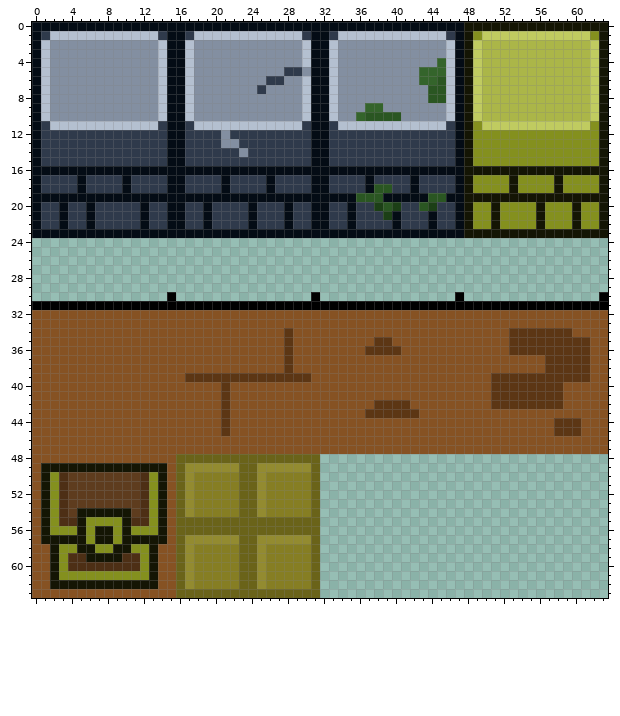
One commit to this pixel-art sprite: _games/ancient-maze/TileSetForMaze.png. That is the earlier state.
The file is 320x320 pixels, drawn in blocks of 5x5; one block is one cell here.
And afterwards:
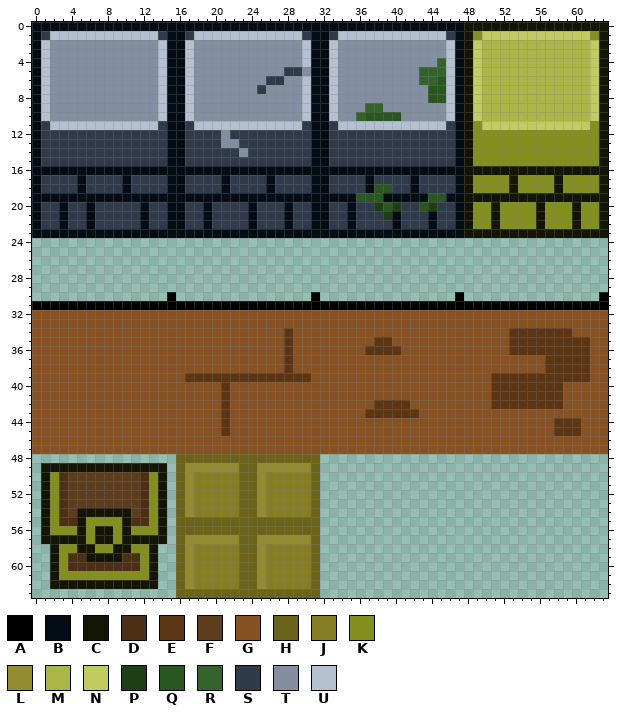
Palette (. is transparent): A #000000  B #040c15  C #141504  D #4d2f15  E #5c3614  F #5e3c1e  G #865223  H #6a6319  J #867e23  K #84901e  L #938b30  M #abb648  N #c0cb60  P #1c3f16  Q #2a5622  R #34642b  S #2f3a4b  T #838fa1  U #b4c0d0
The commit says: Fixing lighting at edges of map and stuff...
What changed:
The author cleared colour G in row 48 at x 0 to 15; in rows 49 to 57 at x 0 and 15; in rows 58 to 62 at x 0 to 1 and 14 to 15; in row 63 at x 0 to 15.
